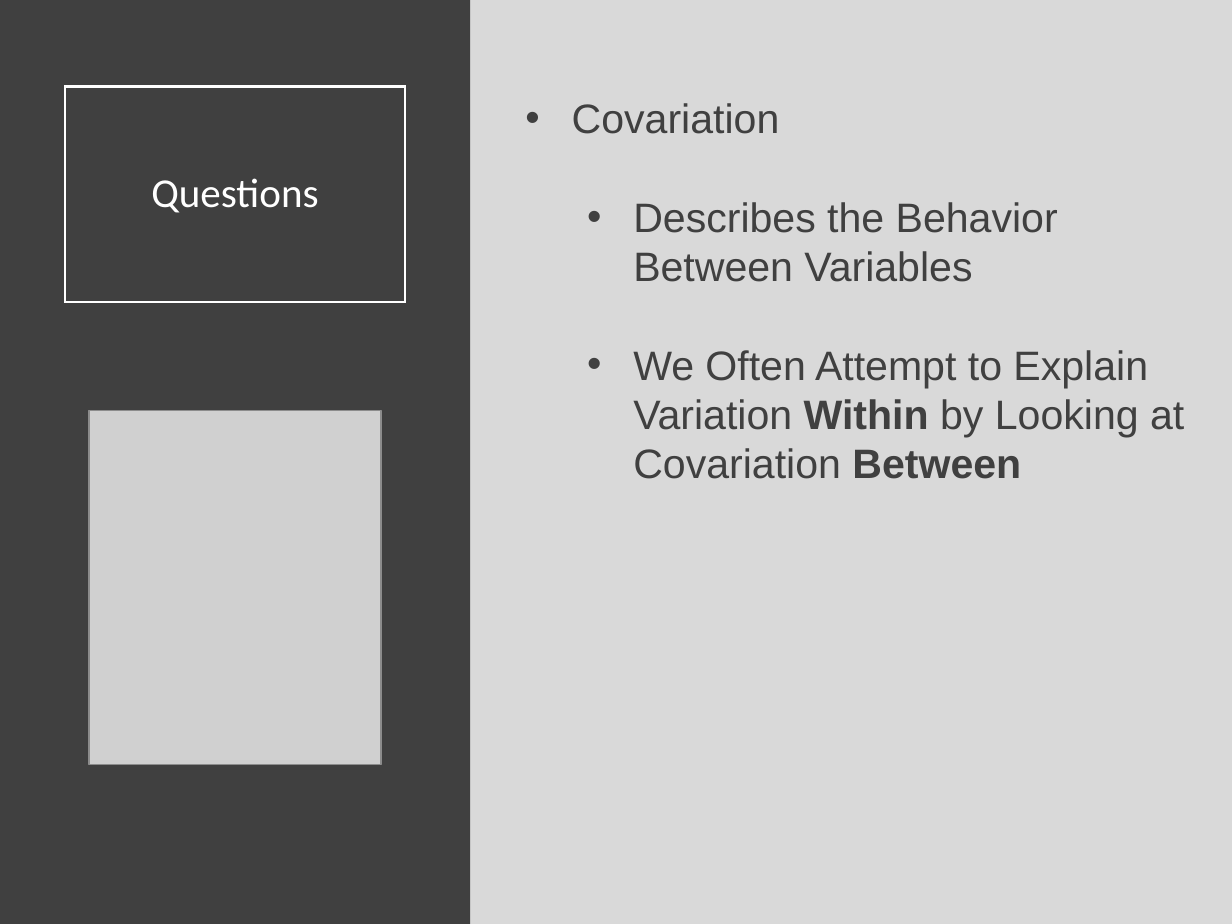
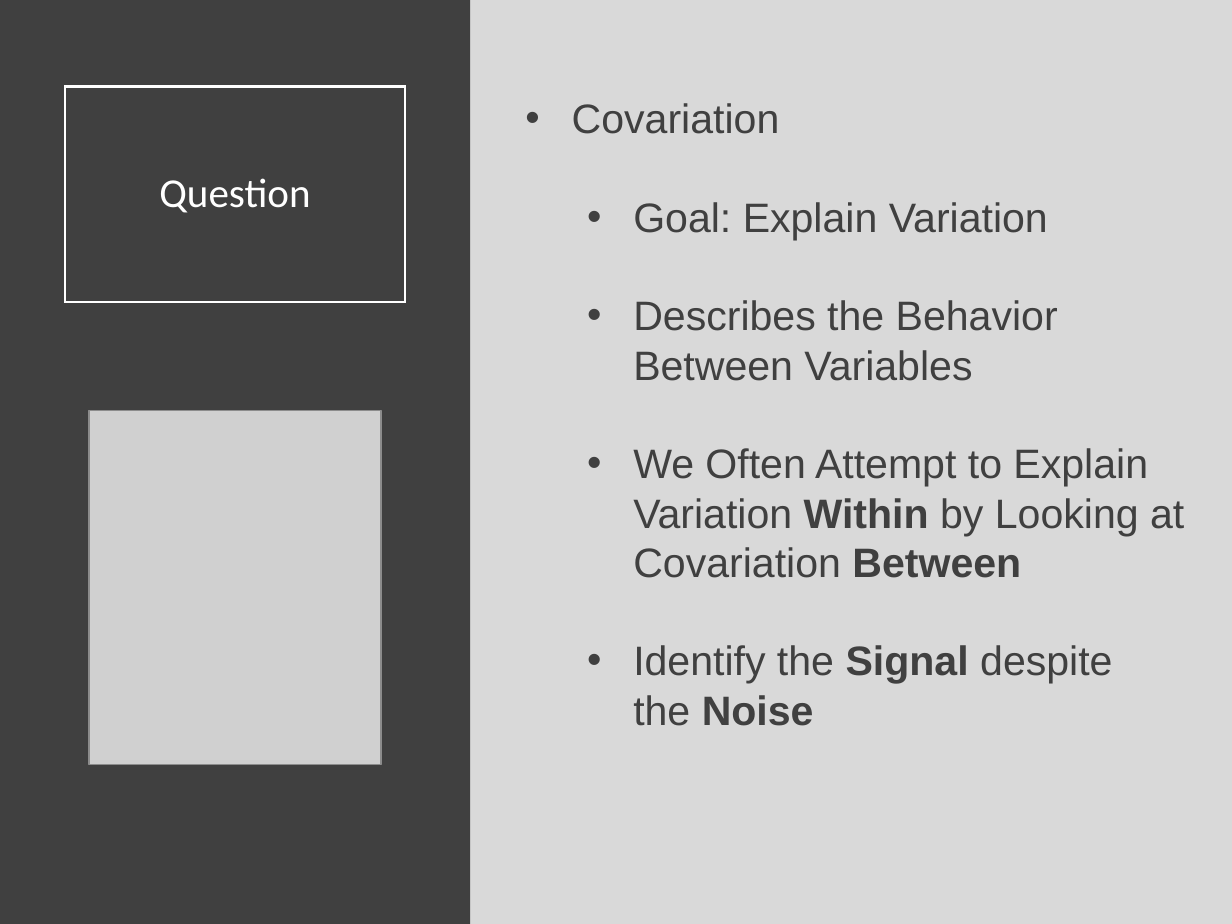
Before and after one commit to Yixf-Self/STOR320_WEBSITE, a slide deck: slide 12 of Lecture/Lecture 8/Lecture 8.pptx (slide 7 before the commit). Drawn at 1232x924 pixels with LibreOffice and Linux fonts; fonts in the diff are those of the drawing; grey boxes stand for pictures. Boxes give left, top, right and bottom in pixels: in the first picture for what was removed or moved away, otherwise in the second. Text is boxed around its words. In the diff, an @@ line names an element or a change of style, - is before the commit and + after.

```diff
--- a/Lecture/Lecture 8/Lecture 8.pptx
+++ b/Lecture/Lecture 8/Lecture 8.pptx
@@ title at (159,178,310,213): text changed @@
-Questions
+Question
@@ text at (633,202,1048,240): paragraph added @@
+  • Goal: Explain Variation
@@ text at (633,645,1112,726): paragraph added @@
+  • Identify the Signal despite the Noise
```
Also in this commit, not shown: 5 other slides changed, 19 slides added, 1 slide removed, 7 other files.
